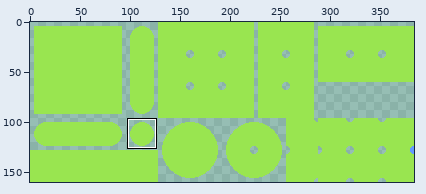
One commit to this pixel-art file: Assets/Sprites/basic/grass.aseprite. Above, an overview of the earlier version with the close-up marked.
Close-up. Earlier state:
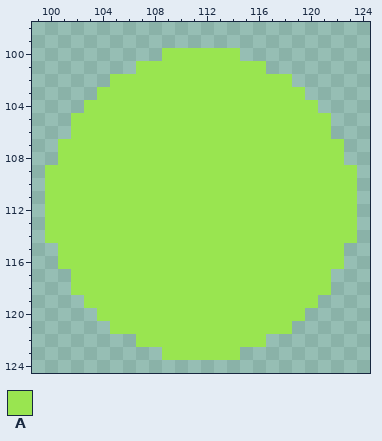
384x160 pixels, 1 frame. Shown: x 99..124, y 98..124. The commit also changed other parts of the picture, which this record leaves out.
Palette (. is transparent): A #99e550
Pixels before, first column x 100:
100 .........AAAAAA.........
101 .......AAAAAAAAAA.......
102 .....AAAAAAAAAAAAAA.....
103 ....AAAAAAAAAAAAAAAA....
104 ...AAAAAAAAAAAAAAAAAA...
105 ..AAAAAAAAAAAAAAAAAAAA..
106 ..AAAAAAAAAAAAAAAAAAAA..
107 .AAAAAAAAAAAAAAAAAAAAAA.
108 .AAAAAAAAAAAAAAAAAAAAAA.
109 AAAAAAAAAAAAAAAAAAAAAAAA
110 AAAAAAAAAAAAAAAAAAAAAAAA
111 AAAAAAAAAAAAAAAAAAAAAAAA
112 AAAAAAAAAAAAAAAAAAAAAAAA
113 AAAAAAAAAAAAAAAAAAAAAAAA
114 AAAAAAAAAAAAAAAAAAAAAAAA
115 .AAAAAAAAAAAAAAAAAAAAAA.
116 .AAAAAAAAAAAAAAAAAAAAAA.
117 ..AAAAAAAAAAAAAAAAAAAA..
118 ..AAAAAAAAAAAAAAAAAAAA..
119 ...AAAAAAAAAAAAAAAAAA...
120 ....AAAAAAAAAAAAAAAA....
121 .....AAAAAAAAAAAAAA.....
122 .......AAAAAAAAAA.......
123 .........AAAAAA.........
New version:
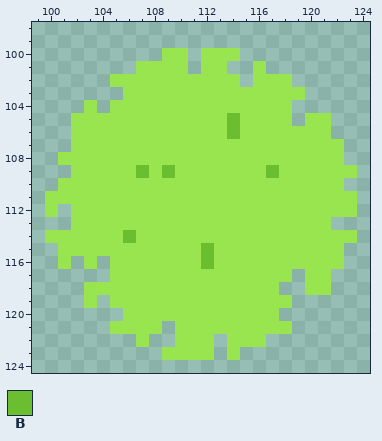
Colours new in this view: B #6abe30
Difference:
Changed rows in their new state; - is an unchanged pixel.
first column x 100:
100 -----------.------------
101 -----------.--..--------
102 ---------------.--------
103 ----..------------------
104 ----.--------------..---
105 --------------B----.----
106 --------------B---------
107 -.----------------------
109 ..-----B-B-------B------
110 .----------------------.
112 -.----------------------
113 ..--------------------..
114 ------B-----------------
115 ------------B-----------
116 --.-.-------B-----------
117 --...--------------.----
118 --.---------------..----
119 ----.--------------..---
120 ----..------------..----
121 ---------.--------------
122 --------..---.----------
123 -------------.----------
Changed places in both close-ups, as pixel boxes (x1, y1, x2, y2):
changed: (45, 48, 357, 360)
